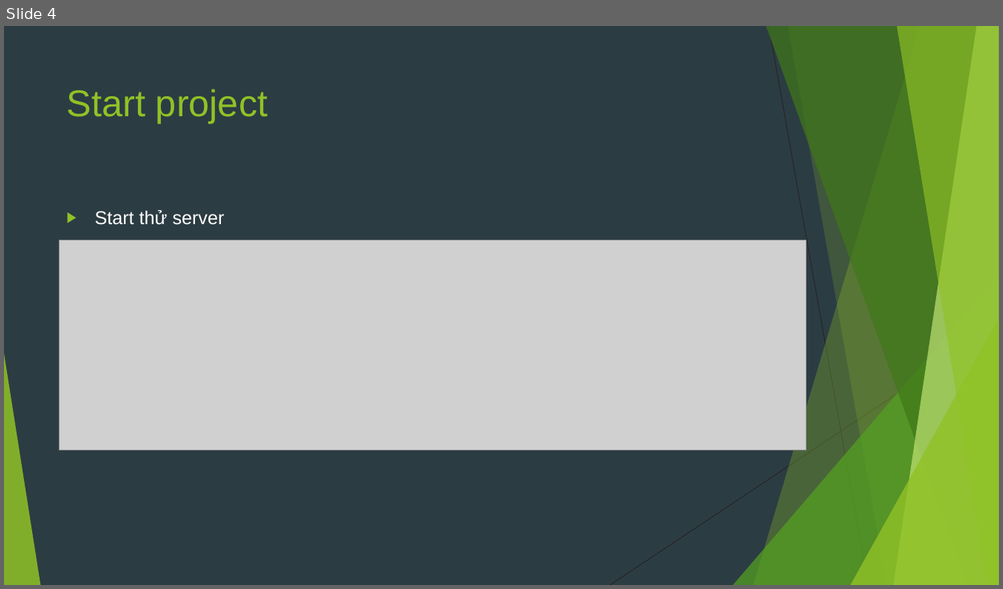
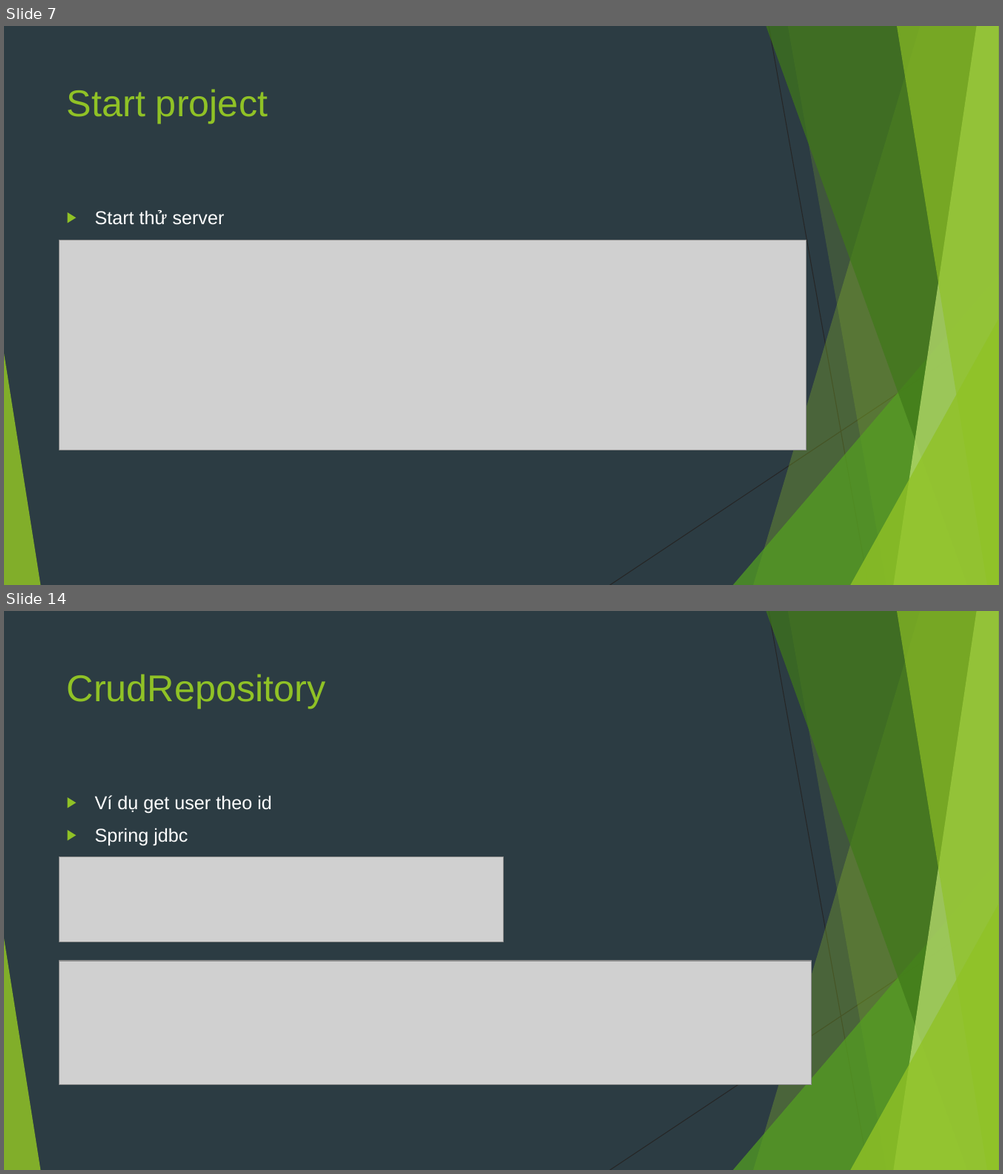
Before and after one commit to sobbingwind/SpringBoot, a slide deck: 06.Spring Data JDBC.pptx. Shown one above the other, each under a label of ours: slide 4 before the commit, slides 7 and 14 after it; the slides between them are not shown. The pictures are 1003x589 and 1003x1174 pixels, drawn with LibreOffice and Linux fonts; fonts in the diff are those of the drawing; grey boxes stand for pictures. Boxes give left, top, right and bottom in pixels: in the first picture for what was removed or moved away, otherwise in the second. Text is boxed around its words. In the diff, an @@ line names an element or a change of style, - is before the commit and + after.

```diff
--- a/06.Spring Data JDBC.pptx
+++ b/06.Spring Data JDBC.pptx
@@ slide 14 added at <box>4,611,999,1170</box>, background #2C3C43; not listed: 10 template elements that a slide beside it also shows @@
@@ title added at <box>67,674,326,709</box>, 36 pt, text #90C226 @@
+CrudRepository
@@ text added at <box>95,795,272,846</box>, 18 pt, text #FFFFFF @@
+▶ Ví dụ get user theo id
+▶ Spring jdbc
@@ picture added at <box>60,857,504,943</box> @@
@@ picture added at <box>60,961,811,1085</box> @@
@@ what was slide 4 is now slide 7 @@
```
Also in this commit, not shown: 18 other slides added.
